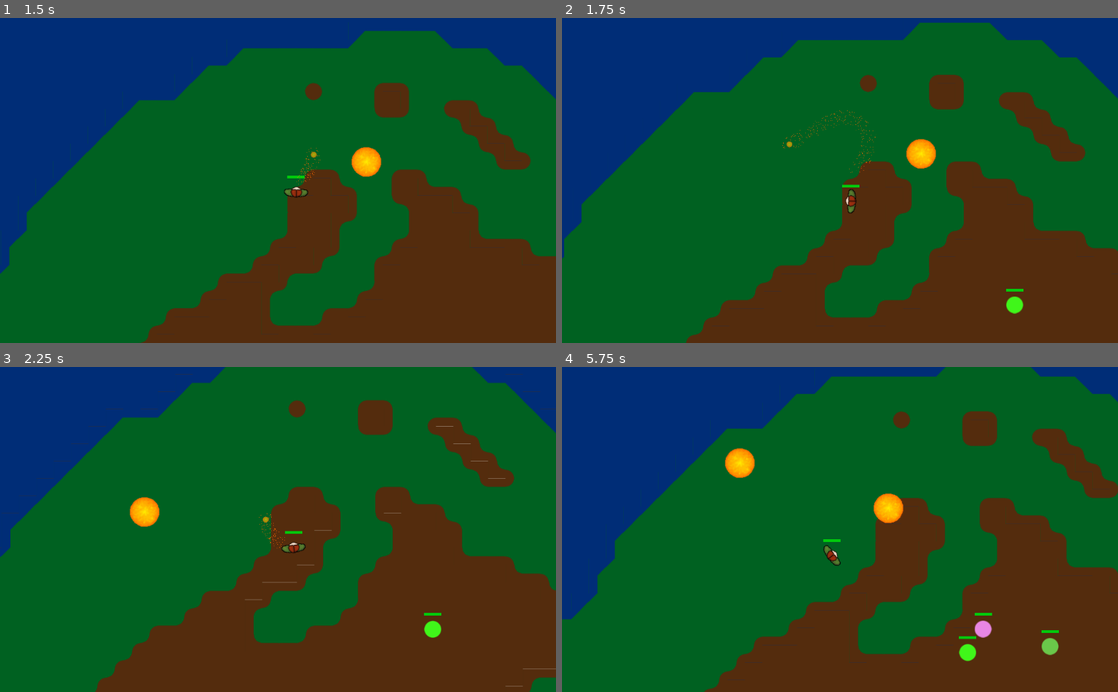
Above: before the commit, frames 1-4 (two rows, left to right).
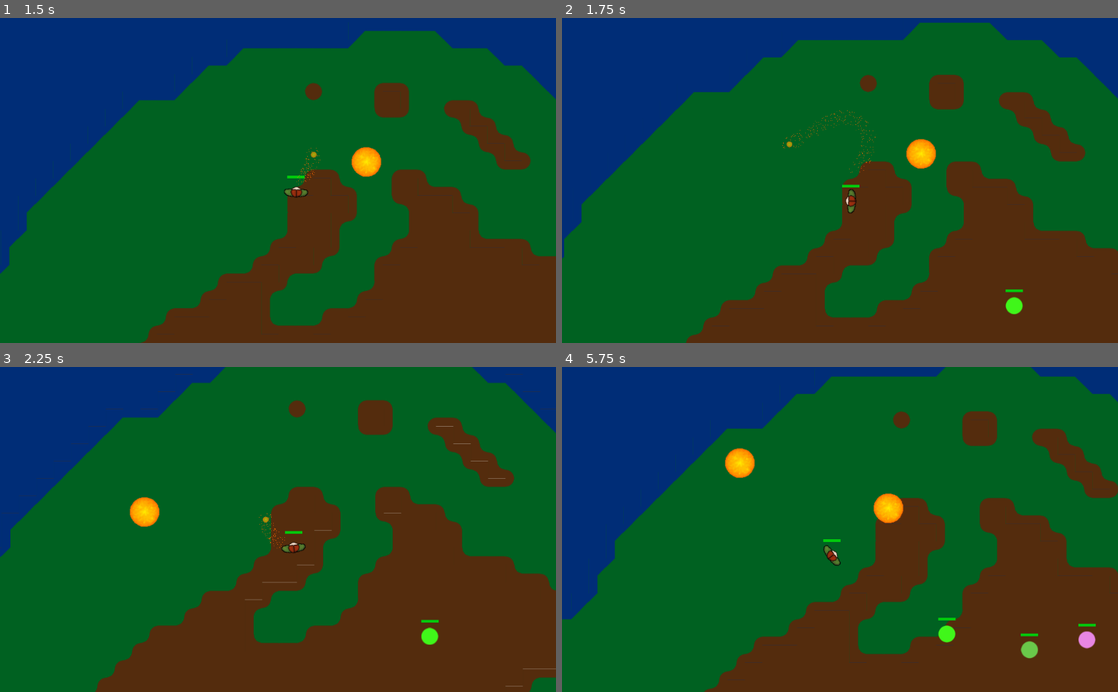
Above: after the commit, the same moments.

Repository: frepet/dungeon
Game: Godot game, scene res://Scenes/main.tscn
The game is run twice, just before and just after one commit, with the same random seed, the same clock (stepped at 60 frames per second) and the same inputs.
Inputs (mouse positions are in pixels of both pictures, inside the frame that each line leads up to):
- Up to frame 1 (1.5 s): move the mouse to (400, 164) at 0.52 s; hold D (right) 0.53-1.28 s; right-click (400, 164) at 0.6 s; move the mouse to (166, 196) at 1.27 s; hold S (down) from 1.28 s (still down); right-click (166, 196) at 1.35 s
- Up to frame 2 (1.75 s): keep holding S (down)
- Up to frame 3 (2.25 s): move the mouse to (333, 458) at 2.02 s; release S (down) at 2.03 s; hold D (right) from 2.03 s (still down); right-click (333, 458) at 2.1 s
- Up to frame 4 (5.75 s): move the mouse to (812, 594) at 2.77 s; release D (right) at 2.78 s; hold W (up) 2.78-3.53 s; right-click (812, 594) at 2.85 s; move the mouse to (1006, 578) at 3.52 s; hold A (left) 3.53-5.03 s; right-click (1006, 578) at 3.6 s; move the mouse to (673, 480) at 4.27 s; right-click (673, 480) at 4.35 s; move the mouse to (867, 529) at 5.02 s; hold S (down) from 5.03 s (still down); right-click (867, 529) at 5.1 s

Frame 1 is identical in both runs. In frame 2, less than 0.1% of the frame differs, in the area x 79-83%, y 83-92%; in frame 3, 0.2%; in frame 4, 1.0%, in the area x 67-96%, y 75-91%.

Commit message:
Make Enemy inherit from Mob

Diff:
--- /dev/null
+++ b/Scenes/Mobs/Enemy.gd
@@ -0,0 +1 @@
+extends Mob
--- /dev/null
+++ b/Scenes/Mobs/Enemy.tscn
@@ -0,0 +1,7 @@
+[gd_scene load_steps=3 format=2]
+
+[ext_resource path="res://Scenes/Mobs/Mob.tscn" type="PackedScene" id=1]
+[ext_resource path="res://Scenes/Mobs/Enemy.gd" type="Script" id=2]
+
+[node name="Enemy" instance=ExtResource( 1 )]
+script = ExtResource( 2 )
--- a/Scenes/Mobs/Mob.gd
+++ b/Scenes/Mobs/Mob.gd
@@ -1,7 +1,8 @@
 extends KinematicBody2D
+class_name Mob
 
+var velocity = Vector2(2*randf() - 1, 2*randf() - 1)
 var color = Color(1, 1, 1)
-var velocity = Vector2(2*randf() - 1, 2*randf() - 1)
 
 var hp = 100
 var maxHp = 100
--- a/Scenes/Mobs/Mob.tscn
+++ b/Scenes/Mobs/Mob.tscn
@@ -5,7 +5,7 @@
 [ext_resource path="res://Scenes/Mobs/HPBar.tscn" type="PackedScene" id=3]
 
 [sub_resource type="CircleShape2D" id=1]
-radius = 16.0
+radius = 16.0312
 
 [node name="Mob" type="KinematicBody2D" groups=["Hittable"]]
 collision_layer = 2
@@ -14,10 +14,13 @@
 
 [node name="HPBar" parent="." instance=ExtResource( 3 )]
 
+[node name="Sprite" type="Sprite" parent="."]
+rotation = 1.57079
+texture = ExtResource( 2 )
+
 [node name="CollisionShape2D" type="CollisionShape2D" parent="."]
-modulate = Color( 1, 0, 0, 1 )
-self_modulate = Color( 1, 0, 0, 1 )
+rotation = 3.14159
 shape = SubResource( 1 )
 
-[node name="Sprite" type="Sprite" parent="."]
-texture = ExtResource( 2 )
+[node name="Muzzle" type="Position2D" parent="."]
+position = Vector2( 16, 0 )
--- a/Scenes/Spawner.gd
+++ b/Scenes/Spawner.gd
@@ -1,6 +1,6 @@
 extends Position2D
 
-onready var mob = preload("res://Scenes/Mobs/Mob.tscn")
+onready var mob = preload("res://Scenes/Mobs/Enemy.tscn")
 
 var mana = 0
 var manaToSpawnMob = 100
--- a/project.godot
+++ b/project.godot
@@ -7,6 +7,16 @@
 ;   param=value ; assign values to parameters
 
 config_version=4
+
+_global_script_classes=[ {
+"base": "KinematicBody2D",
+"class": "Mob",
+"language": "GDScript",
+"path": "res://Scenes/Mobs/Mob.gd"
+} ]
+_global_script_class_icons={
+"Mob": ""
+}
 
 [application]
 
